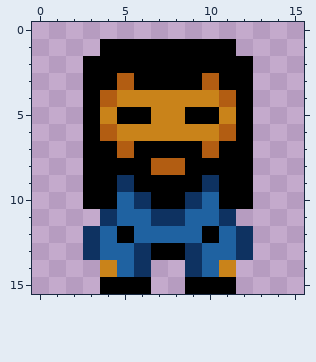
Pixel-art sprite, stored at src/res/player/stay3.png. Above, as it was before the edit.
The file is 16x16 pixels.
Once edited:
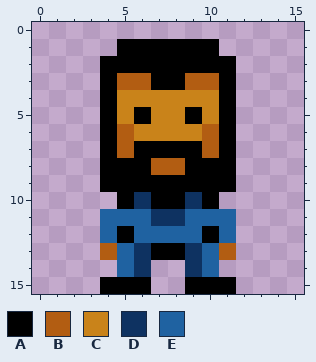
Palette (. is transparent): A #000000  B #b25d12  C #c9831a  D #0e3261  E #1f62a1
Diff:
Colour A replaces colour B in row 4 at x 4 and 11; in row 6 at x 4 and 11.
Colour A replaces colour C in row 5 at x 4 and 11.
Colour A replaces colour D in row 9 at x 5 and 10.
Colour A replaces colour E in row 10 at x 5 and 10.
Colour B replaces colour A in row 3 at x 6 and 9.
Colour B replaces colour C in row 6 at x 5 and 10.
Colour B replaces colour E in row 13 at x 4 and 11.
Colour C replaces colour A in row 5 at x 5 and 10.
Colour E replaces colour D in row 11 at x 4 and 11.
Colour A is gone in row 1 at x 4 and 11; in rows 2 to 9 at x 3 and 12; in row 10 at x 3 to 4 and 11 to 12.
Colour C is gone in row 14 at x 4 and 11.
Colour D is gone in rows 12 to 13 at x 3 and 12.
